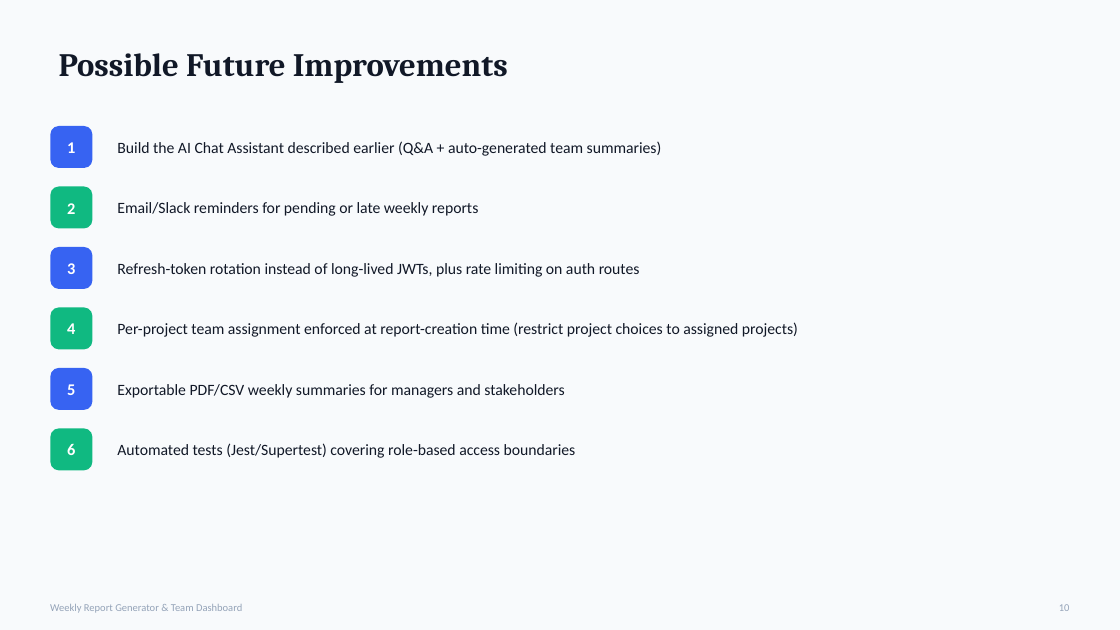
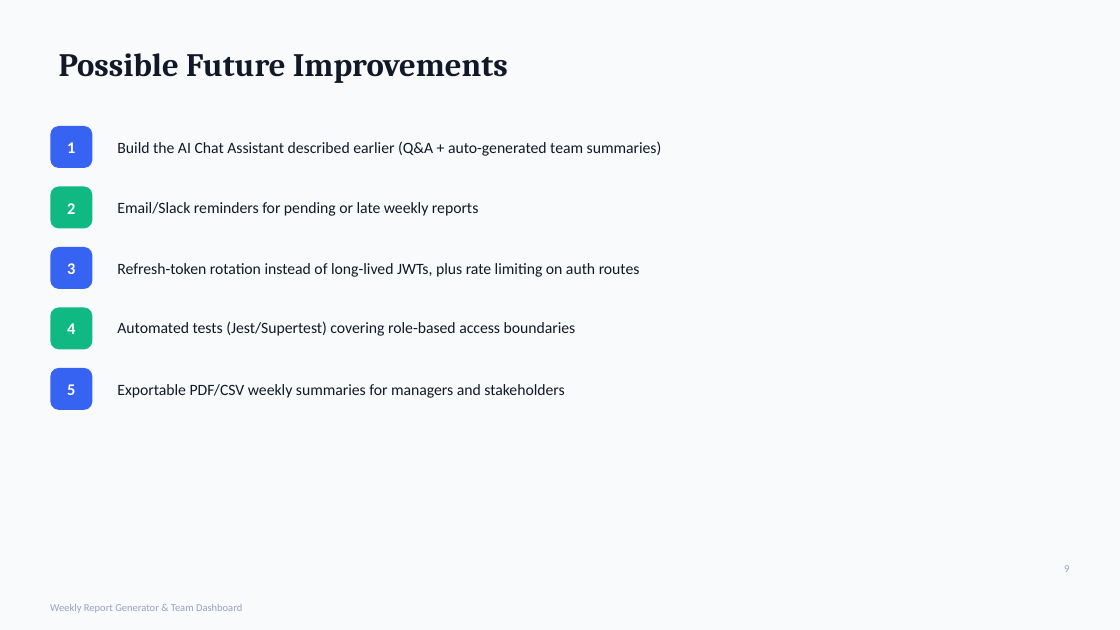
Before and after one commit to YasinthaWanasundara/weekly-report-system, a slide deck: slide 9 of Weekly_Report_Dashboard_Presentation.pptx (slide 10 before the commit). Drawn at 1120x630 pixels with LibreOffice and Linux fonts; fonts in the diff are those of the drawing. Boxes give left, top, right and bottom in pixels: in the first picture for what was removed or moved away, otherwise in the second. Text is boxed around its words. In the diff, an @@ line names an element or a change of style, - is before the commit and + after.

```diff
--- a/Weekly_Report_Dashboard_Presentation.pptx
+++ b/Weekly_Report_Dashboard_Presentation.pptx
@@ text "Automated tests (Jest/Supertest) covering role-based ...": place and size @@
-text "Automated tests (Jest/Supertest) covering role-based ..." at <box>117,443,576,458</box>
+text "Automated tests (Jest/Supertest) covering role-based ..." at <box>117,321,576,336</box>
@@ text removed at <box>117,322,798,337</box> @@
-Per-project team assignment enforced at report-creation time (restrict project choices to assigned projects)
@@ rounded rectangle removed at <box>50,429,92,471</box> @@
@@ text removed at <box>67,444,75,455</box> @@
-6
@@ text at <box>1064,565,1069,572</box>: text changed @@
-10
+9
```
Also in this commit, not shown: 8 other slides changed, 1 slide removed, 2 other files.
